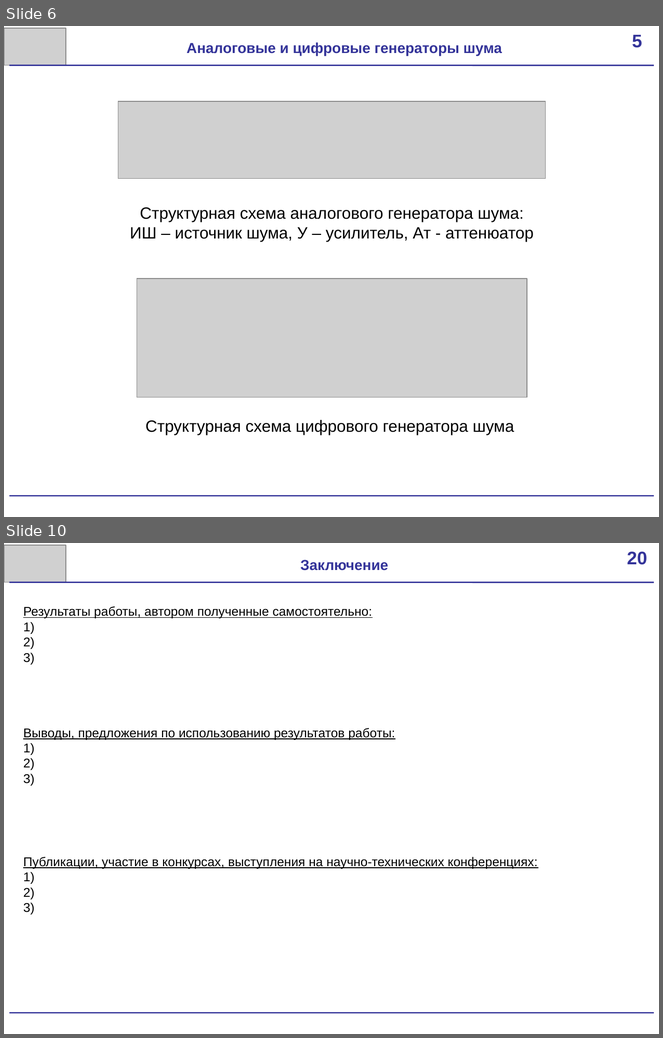
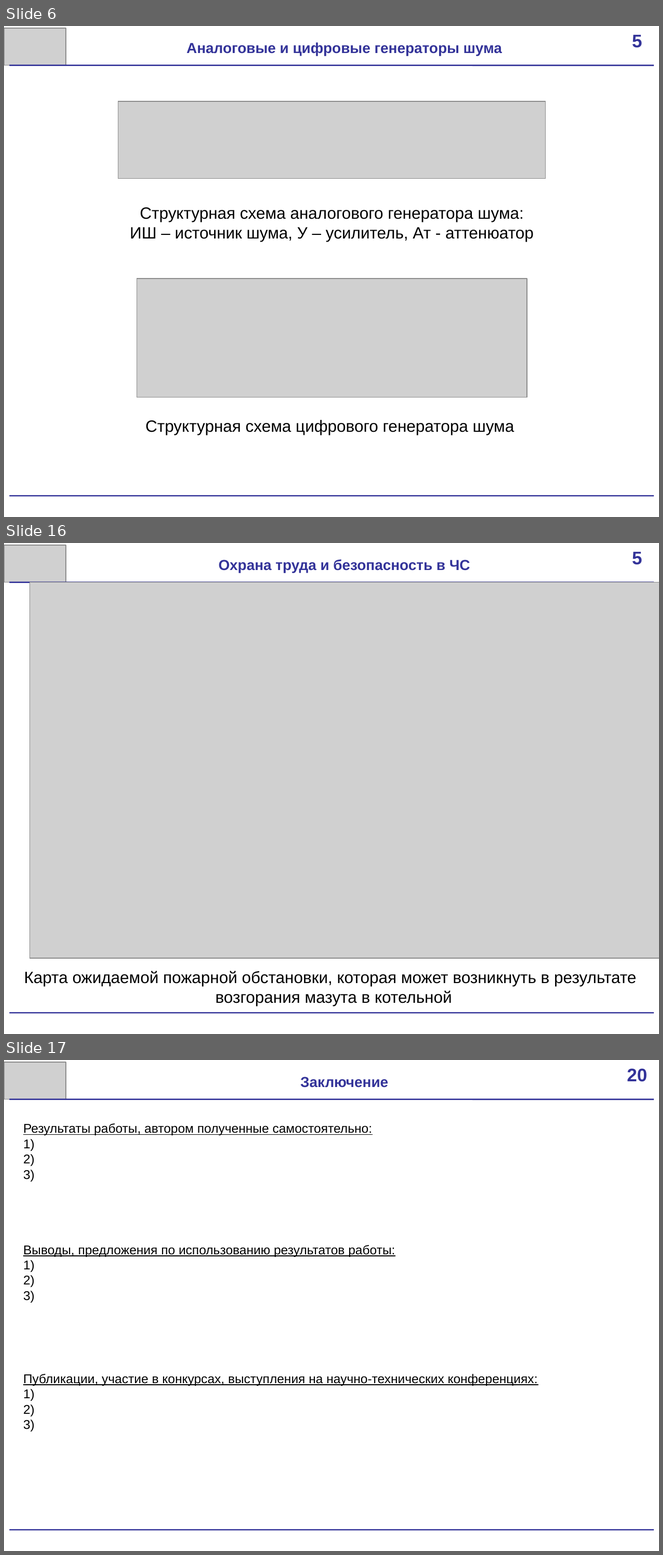
Before and after one commit to scorpion-afi/oscilator, a slide deck: documentation/Presentation.pptx. Shown one above the other, each under a label of ours: slides 6 and 10 before the commit, slides 6, 16 and 17 after it; the slides between them are not shown. The pictures are 663x1038 and 663x1555 pixels, drawn with LibreOffice and Linux fonts; fonts in the diff are those of the drawing; grey boxes stand for pictures. Boxes give left, top, right and bottom in pixels: in the first picture for what was removed or moved away, otherwise in the second. Text is boxed around its words. In the diff, an @@ line names an element or a change of style, - is before the commit and + after.

```diff
--- a/documentation/Presentation.pptx
+++ b/documentation/Presentation.pptx
@@ slide 16 added at box(4, 543, 659, 1034), background #FFFFFF @@
@@ picture added at box(4, 545, 65, 583) @@
@@ rectangle added at box(616, 543, 659, 580), fill #FFFFFF, 20 pt, text #333399, bold @@
+5
@@ text added at box(219, 559, 470, 573), 16 pt, text #333399, bold @@
+Охрана труда и безопасность в ЧС
@@ line added from (9, 583) to (654, 583), #333399 1.5 pt @@
@@ picture added at box(29, 583, 659, 958) @@
@@ text added at box(24, 971, 636, 1006), 18 pt, text #000000 @@
+Карта ожидаемой пожарной обстановки, которая может возникнуть в результате
+возгорания мазута в котельной
@@ line added from (9, 1014) to (654, 1014), #333399 1.5 pt @@
@@ what was slide 10 is now slide 17 @@
```
Also in this commit, not shown: 2 slides changed, 7 other slides added, 1 slide removed, 2 other files.
